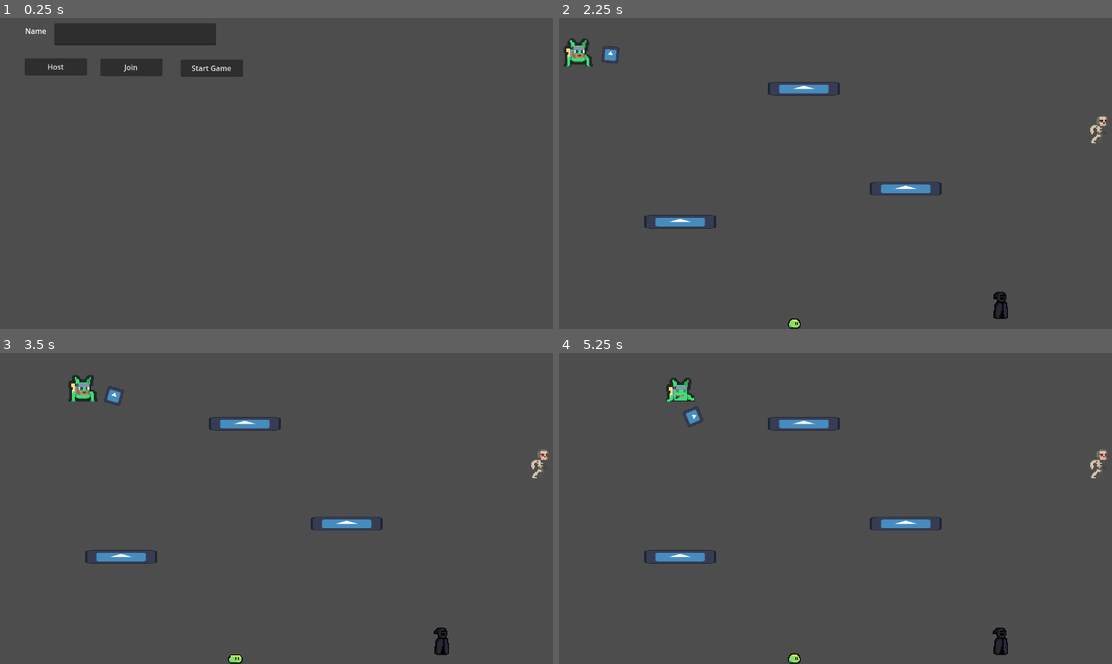
Above: before the commit, frames 1-4 (two rows, left to right).
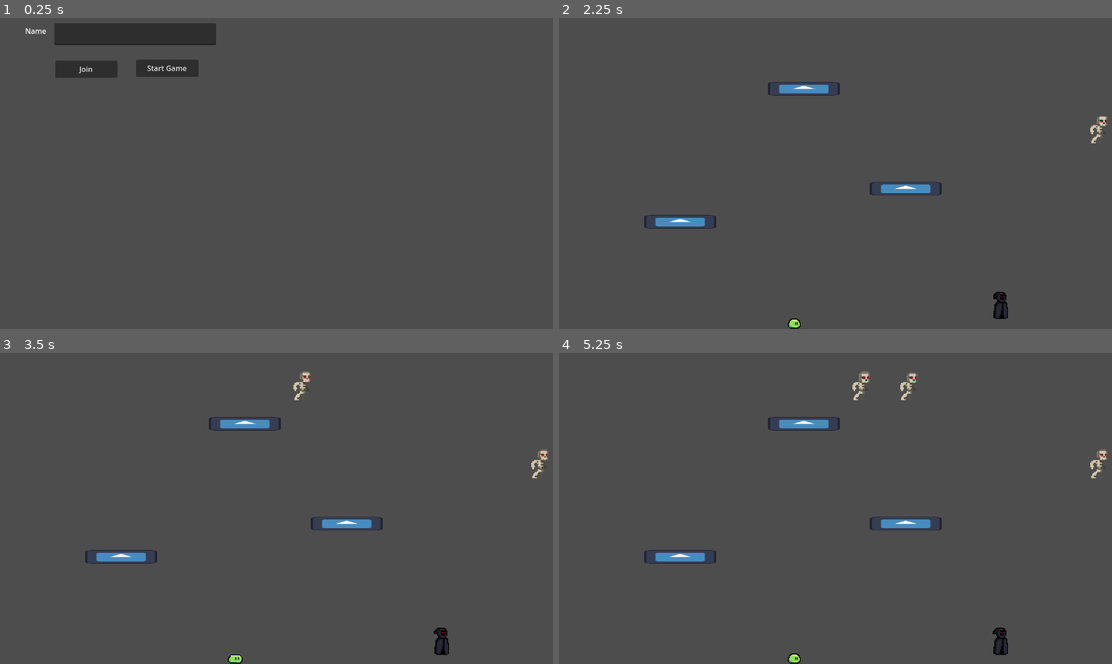
Above: after the commit, the same moments.

Repository: naixsu/CROCPNG
Game: Godot game, scene res://Scenes/Testing/NaixTestScenes/Multiplayer.tscn
The game is run twice, just before and just after one commit, with the same random seed, the same clock (stepped at 60 frames per second) and the same inputs. The engine's default icon, where the game draws it, is replaced by a stand-in: a white triangle on a blue panel in a dark square.
Inputs (mouse positions are in pixels of both pictures, inside the frame that each line leads up to):
- Up to frame 1 (0.25 s): no input
- Up to frame 2 (2.25 s): click (691, 33) at 0.52 s; type "Alex" at 0.6 s; click (614, 67) at 1.25 s, where only the run before the commit has a clickable "Host"; click "Start Game" at 2 s
- Up to frame 3 (3.5 s): tap Enter (ui_accept) at 2.75, 3.02 s; move the mouse to (420, 483) at 2.77 s; hold D (Right) from 2.78 s (still down); hold Right mouse button (Spawn) from 2.78 s (still down)
- Up to frame 4 (5.25 s): move the mouse to (730, 517) at 3.52 s; release Right mouse button (Spawn) at 3.53 s; click (730, 517) at 3.6 s; tap Enter (ui_accept) at 3.77 s; right-click (730, 517) at 3.8 s; move the mouse to (907, 427) at 4.27 s; release D (Right) at 4.28 s; hold A (Left) 4.28-5.03 s; hold Right mouse button (Spawn) 4.28-5.03 s; move the mouse to (818, 564) at 5.02 s; hold D (Right) from 5.03 s (still down); right-click (818, 564) at 5.1 s

The runs differ from the first frame. In frame 1, 1.4% of the frame differs, in the area x 4-44%, y 13-20%; in frame 2, 0.4%; in frame 3, 0.6%; in frame 4, 0.7%.
Error after the commit: Attempt to call function 'compress' in base 'null instance' on a null instance. (res://Scripts/Testing/NaixTestScripts/MultiplayerController.gd:82)

Commit message:
Fixed enemy spawn (kinda)

Diff:
--- a/Scenes/Testing/NaixTestScenes/Multiplayer.tscn
+++ b/Scenes/Testing/NaixTestScenes/Multiplayer.tscn
@@ -11,27 +11,19 @@
 grow_vertical = 2
 script = ExtResource("1_wmt0j")
 
-[node name="Host" type="Button" parent="."]
-layout_mode = 0
-offset_left = 56.0
-offset_top = 124.0
-offset_right = 193.0
-offset_bottom = 162.0
-text = "Host"
-
 [node name="Join" type="Button" parent="."]
 layout_mode = 0
-offset_left = 222.0
-offset_top = 125.0
-offset_right = 359.0
-offset_bottom = 163.0
+offset_left = 123.0
+offset_top = 129.0
+offset_right = 260.0
+offset_bottom = 167.0
 text = "Join"
 
 [node name="StartGame" type="Button" parent="."]
 layout_mode = 0
-offset_left = 399.0
+offset_left = 301.0
 offset_top = 127.0
-offset_right = 536.0
+offset_right = 438.0
 offset_bottom = 165.0
 text = "Start Game"
 
@@ -49,6 +41,5 @@
 offset_bottom = 42.0
 text = "Name"
 
-[connection signal="button_down" from="Host" to="." method="_on_host_button_down"]
 [connection signal="button_down" from="Join" to="." method="_on_join_button_down"]
 [connection signal="button_down" from="StartGame" to="." method="_on_start_game_button_down"]
--- a/Scenes/Testing/NaixTestScenes/TestMultiplayerScene.tscn
+++ b/Scenes/Testing/NaixTestScenes/TestMultiplayerScene.tscn
@@ -10,6 +10,7 @@
 [node name="TestMultiplayerScene" type="Node2D"]
 script = ExtResource("1_cahup")
 PlayerScene = ExtResource("3_8q6be")
+EnemyA = ExtResource("3_jn6np")
 
 [node name="Platforms" type="Node2D" parent="."]
 
@@ -40,3 +41,13 @@
 
 [node name="1" type="Node2D" parent="PlayerSpawnPoints" groups=["PlayerSpawnPoint"]]
 position = Vector2(144, 56)
+
+[node name="EnemySpawnPoints" type="Node2D" parent="."]
+
+[node name="0" type="Node2D" parent="EnemySpawnPoints" groups=["EnemySpawnPoint"]]
+position = Vector2(770, 106)
+
+[node name="1" type="Node2D" parent="EnemySpawnPoints" groups=["EnemySpawnPoint"]]
+position = Vector2(665, 106)
+rotation = -4.73227
+scale = Vector2(95.1521, 10.0646)
--- a/Scripts/Testing/NaixTestScripts/TestMultiplayerScene.gd
+++ b/Scripts/Testing/NaixTestScripts/TestMultiplayerScene.gd
@@ -2,6 +2,7 @@
 
 #@export var BulletManager: PackedScene
 @export var PlayerScene: PackedScene
+@export var EnemyA: PackedScene
 #@onready var bullet_manager = $BulletManager
 
 # Called when the node enters the scene tree for the first time.
@@ -26,3 +27,21 @@
 		index += 1
 
 	# playerScene.connect("player_fired_bullet", bullet_manager.handle_bullet_spawned)
+
+
+func _unhandled_input(event):
+	if event.is_action_pressed("Spawn"):
+		spawn_enemy.rpc()
+
+@rpc("any_peer", "call_local")
+func spawn_enemy():
+	# Get random spawn point
+	print("Spawn Enemy")
+	var enemySpawnPoints = get_tree().get_nodes_in_group("EnemySpawnPoint")
+	var randomIndex = randi_range(0, enemySpawnPoints.size() - 1)
+	var randomSpawnPoint = enemySpawnPoints[randomIndex]
+
+	# Instantiate enemy
+	var enemy = EnemyA.instantiate()
+	add_child(enemy)
+	enemy.global_position = randomSpawnPoint.global_position
Not shown, changed: Exports/Test/test2.pck
